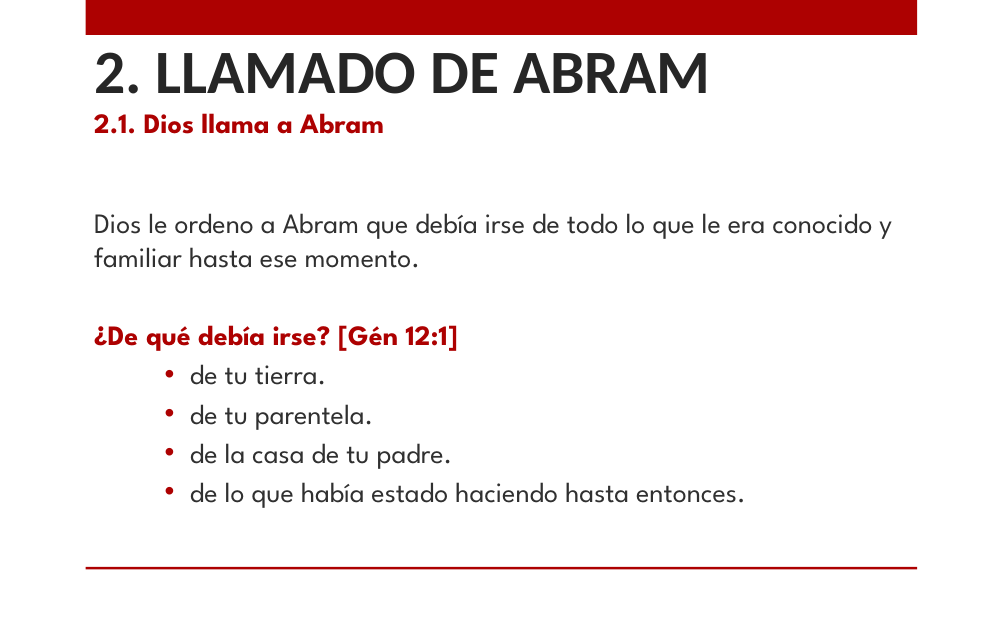
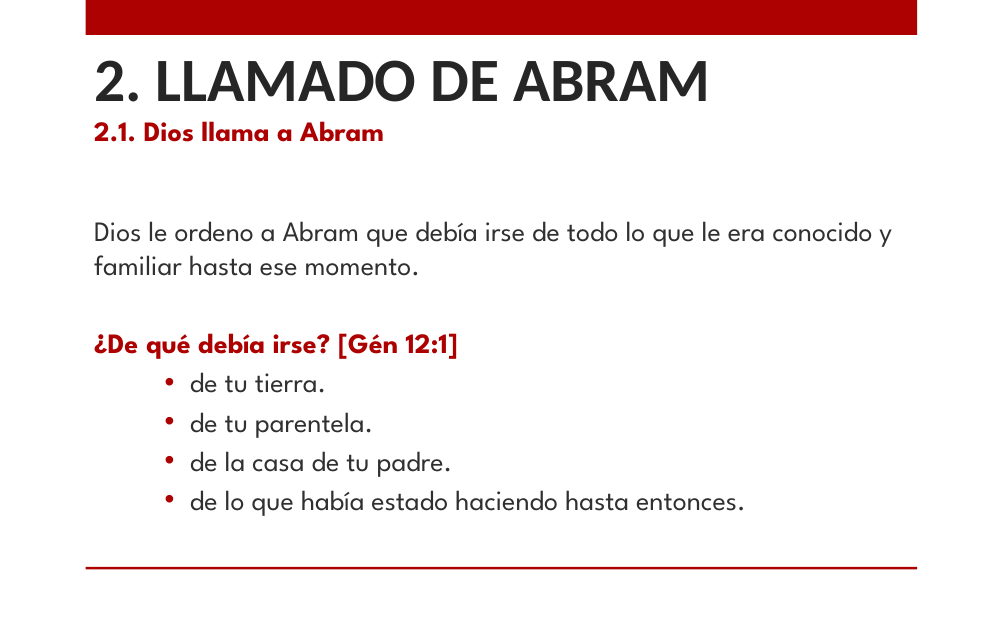
Before and after one commit to CreyTuning/documents, a slide deck: slide 4 of slideshow/Estudios Biblicos/3.-Genesis_1.pptx. Drawn at 1008x630 pixels with LibreOffice and Linux fonts; fonts in the diff are those of the drawing; background and template pictures are left out. Boxes give left, top, right and bottom in pixels: in the first picture for what was removed or moved away, otherwise in the second. Text is boxed around its words. In the diff, an @@ line names an element or a change of style, - is before the commit and + after.

```diff
--- a/slideshow/Estudios Biblicos/3.-Genesis_1.pptx
+++ b/slideshow/Estudios Biblicos/3.-Genesis_1.pptx
@@ 2 texts, 1 title: place and size @@
-2 texts, 1 title at [94, 52, 892, 508]
+2 texts, 1 title at [94, 60, 892, 516]
```
Also in this commit, not shown: 12 other slides changed.
